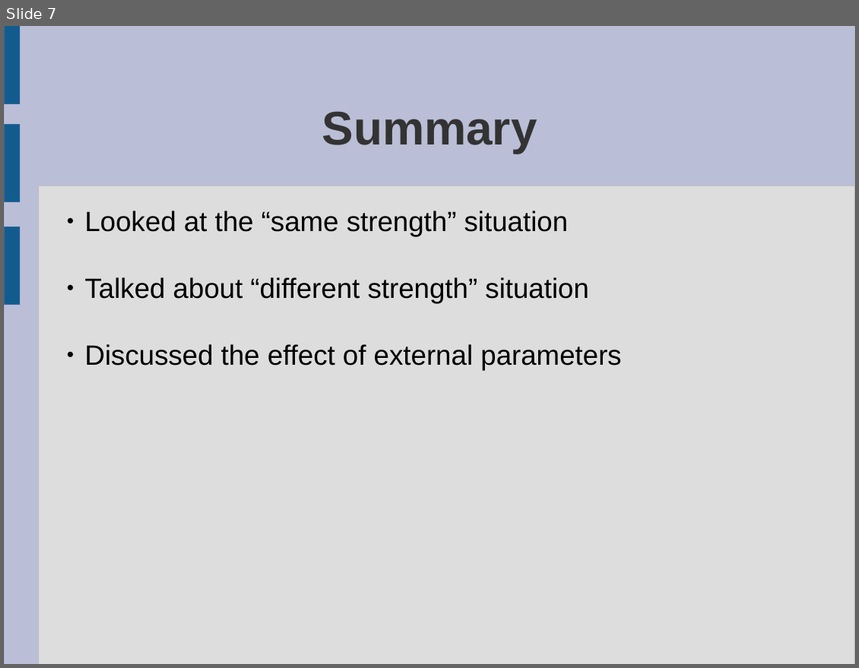
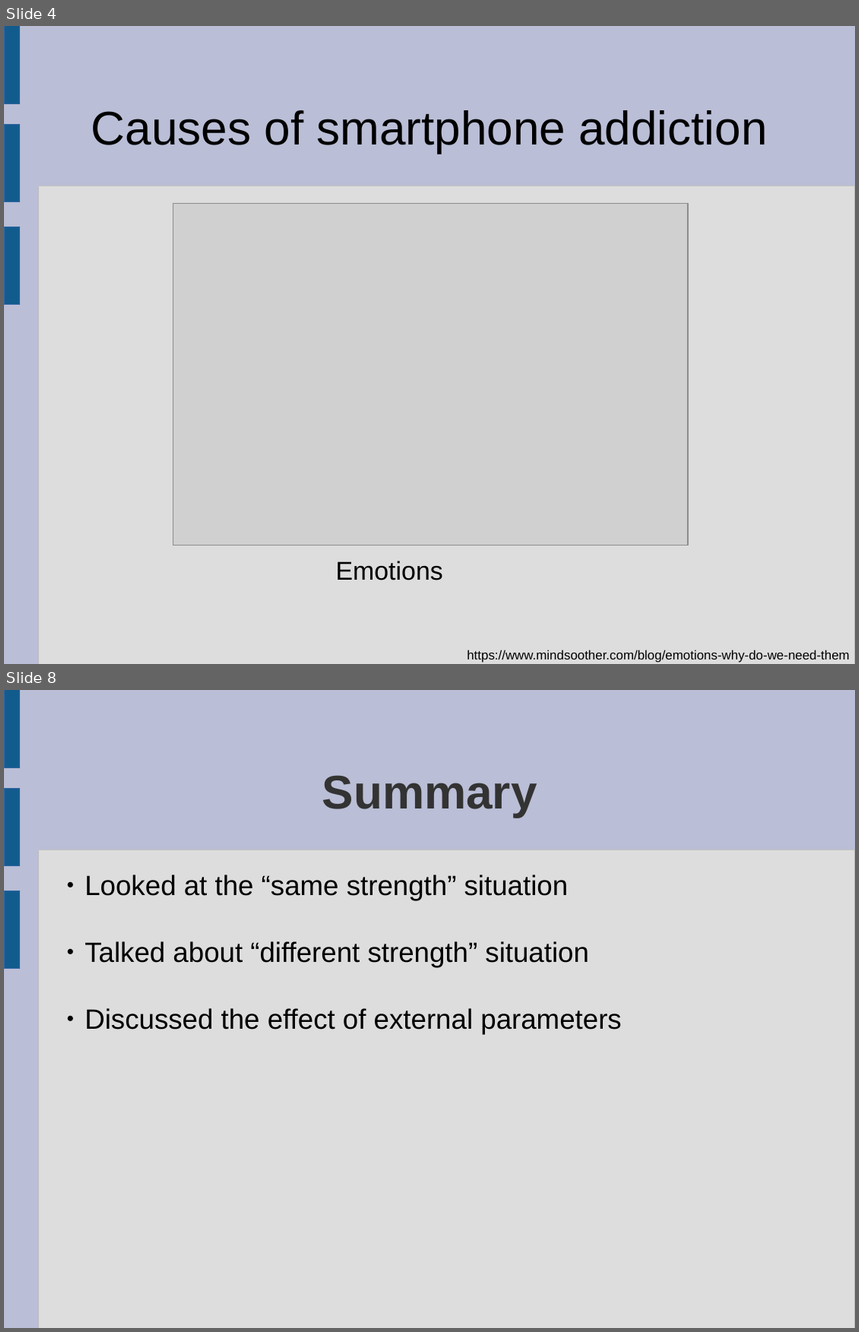
Before and after one commit to llmontoryxd/english, a slide deck: Presentation_8sem_1.odp. Shown one above the other, each under a label of ours: slide 7 before the commit, slides 4 and 8 after it; the slides between them are not shown. The pictures are 859x668 and 859x1332 pixels, drawn with LibreOffice and Linux fonts; fonts in the diff are those of the drawing; grey boxes stand for pictures. Boxes give left, top, right and bottom in pixels: in the first picture for what was removed or moved away, otherwise in the second. Text is boxed around its words. In the diff, an @@ line names an element or a change of style, - is before the commit and + after.

```diff
--- a/Presentation_8sem_1.odp
+++ b/Presentation_8sem_1.odp
@@ slide 4 added at [4,26,855,664], background #BABED6; not listed: 4 template elements that a slide beside it also shows @@
@@ title added at [91,110,767,154], 44 pt, text #000000 @@
+Causes of smartphone addiction
@@ picture added at [173,204,688,546] @@
@@ text added at [336,561,443,581], 24 pt, text #000000 @@
+Emotions
@@ text added at [467,650,849,663], 12 pt, text #000000 @@
+https://www.mindsoother.com/blog/emotions-why-do-we-need-them
@@ what was slide 7 is now slide 8 @@
```
Also in this commit, not shown: 1 slide changed, 5 other slides added, 5 slides removed, 18 other files.
